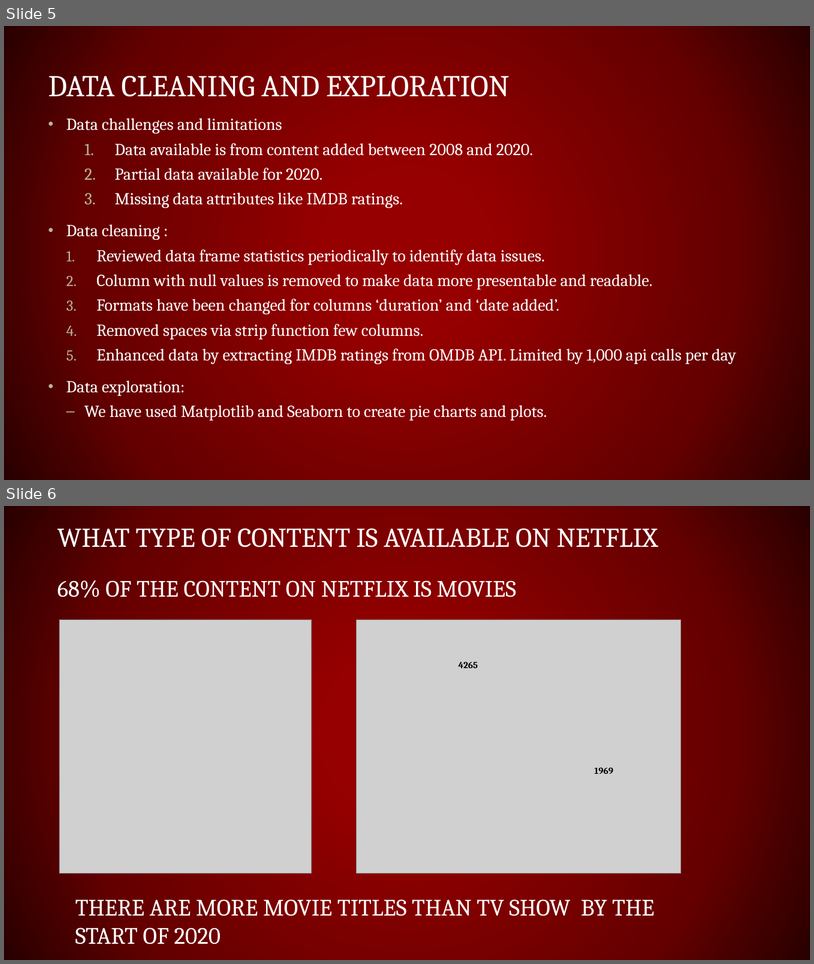
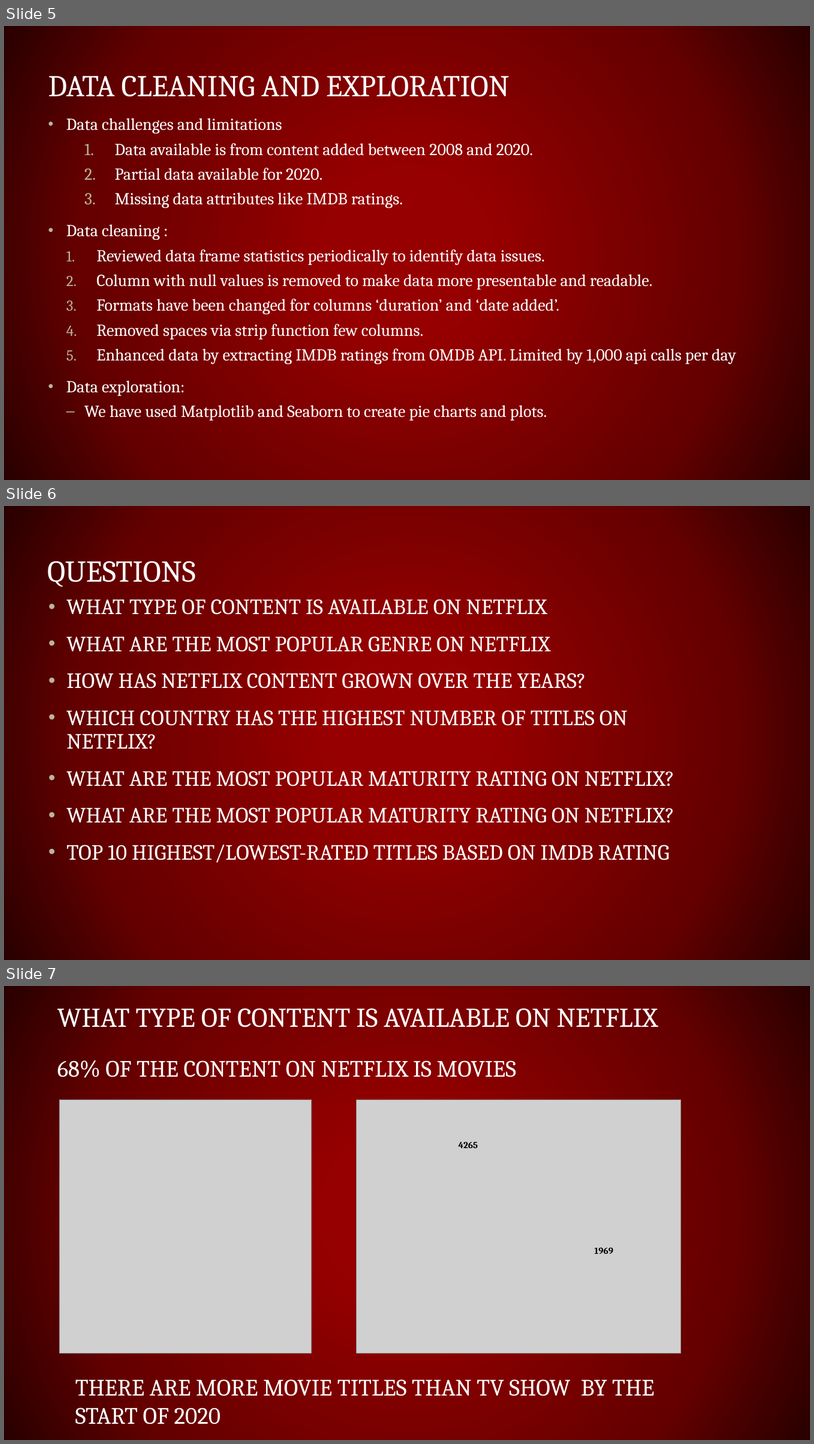
Before and after one commit to guptga/NetFlix-Movies-and-TV-Shows-Analysis, a slide deck: NETFLIX MOVIES AND TV SHOWS ANALYSIS.pptx. Shown one above the other, each under a label of ours: slides 5 and 6 before the commit, slides 5, 6 and 7 after it. The pictures are 814x964 and 814x1444 pixels, drawn with LibreOffice and Linux fonts; fonts in the diff are those of the drawing; grey boxes stand for pictures; background and template pictures are left out. Boxes give left, top, right and bottom in pixels: in the first picture for what was removed or moved away, otherwise in the second. Text is boxed around its words. In the diff, an @@ line names an element or a change of style, - is before the commit and + after.

```diff
--- a/NETFLIX MOVIES AND TV SHOWS ANALYSIS.pptx
+++ b/NETFLIX MOVIES AND TV SHOWS ANALYSIS.pptx
@@ slide 6 added at bbox=[4, 506, 810, 960], background gradient #960000 to #650000 to #290000 @@
@@ title added at bbox=[47, 561, 196, 587], 36 pt, text #FFFFFF @@
+QUESTIONS
@@ text added at bbox=[66, 599, 675, 862], 25.9 pt, text #FFFFFF @@
+• WHAT TYPE OF CONTENT IS AVAILABLE ON NETFLIX
+• WHAT ARE THE MOST POPULAR GENRE ON NETFLIX
+• HOW HAS NETFLIX CONTENT GROWN OVER THE YEARS?
+• WHICH COUNTRY HAS THE HIGHEST NUMBER OF TITLES ON NETFLIX?
+• WHAT ARE THE MOST POPULAR MATURITY RATING ON NETFLIX?
+• WHAT ARE THE MOST POPULAR MATURITY RATING ON NETFLIX?
+• TOP 10 HIGHEST/LOWEST-RATED TITLES BASED ON IMDB RATING
@@ what was slide 6 is now slide 7 @@
```
Also in this commit, not shown: 1 slide changed, 1 other slide added.
